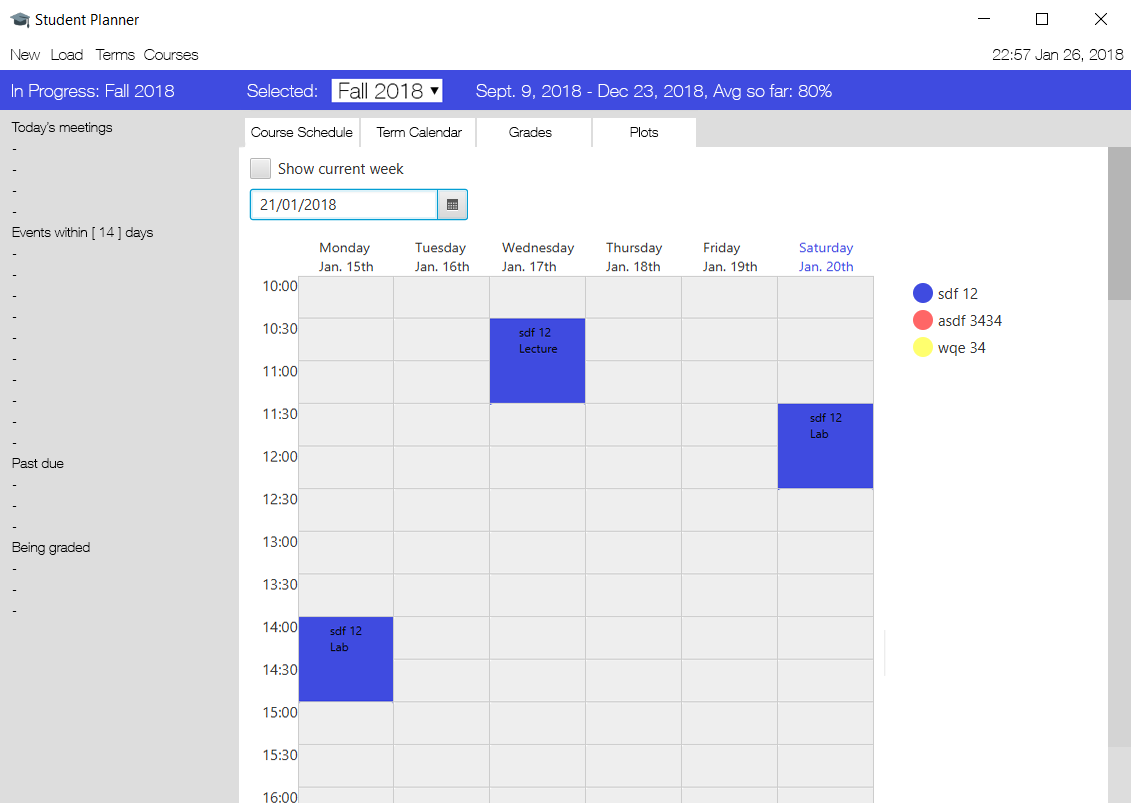
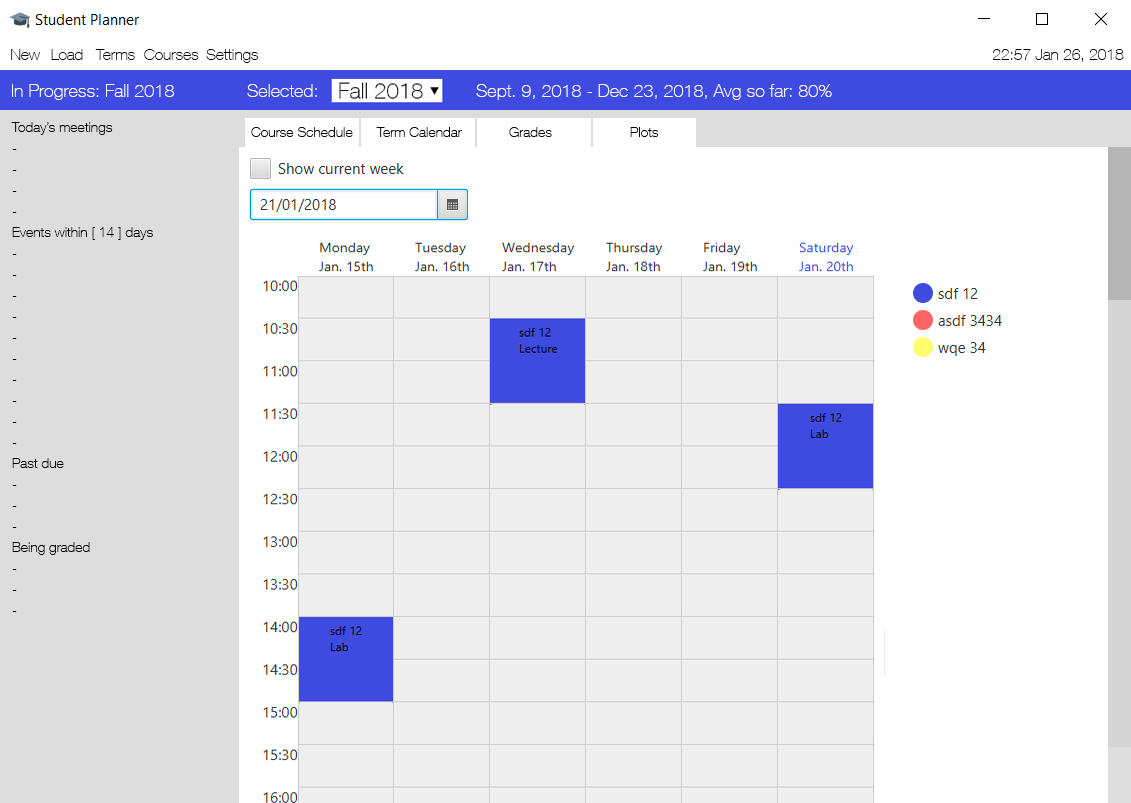
The second 1131×803 image is a revision of the first. Changes to its layers:
added layer "Courses Settings 22:57 Jan 26, 2018" above "Terms copy" over [206, 49, 258, 63]
added layer "Layer 34" above "Layer 31" over [206, 49, 258, 63]
